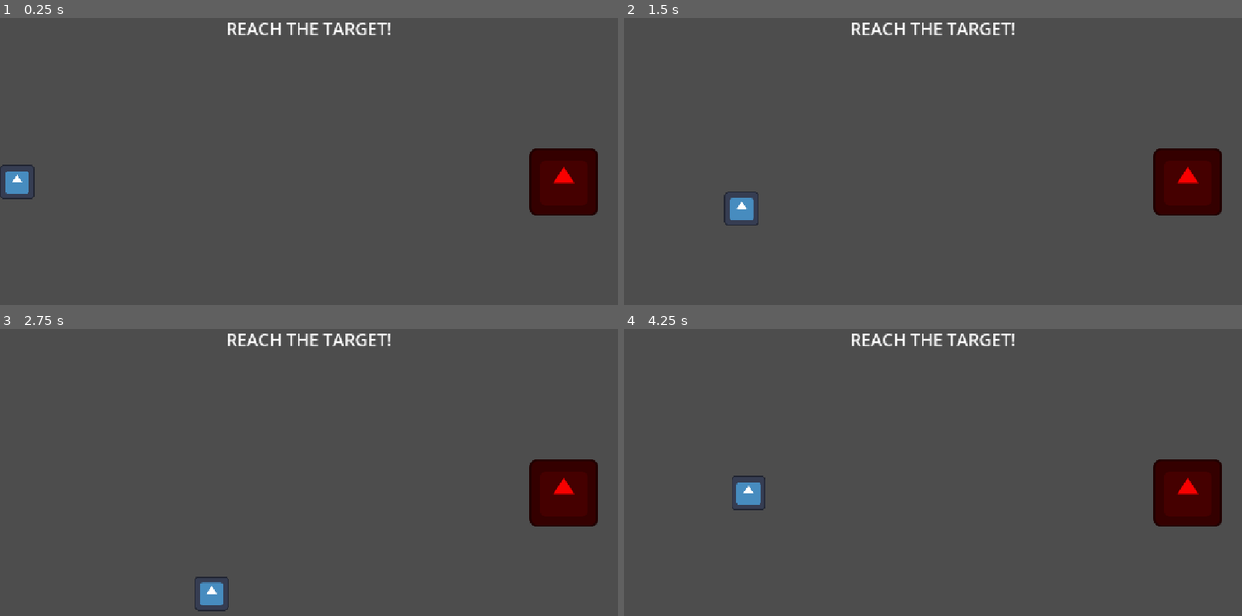
Above: before the commit, frames 1-4 (two rows, left to right).
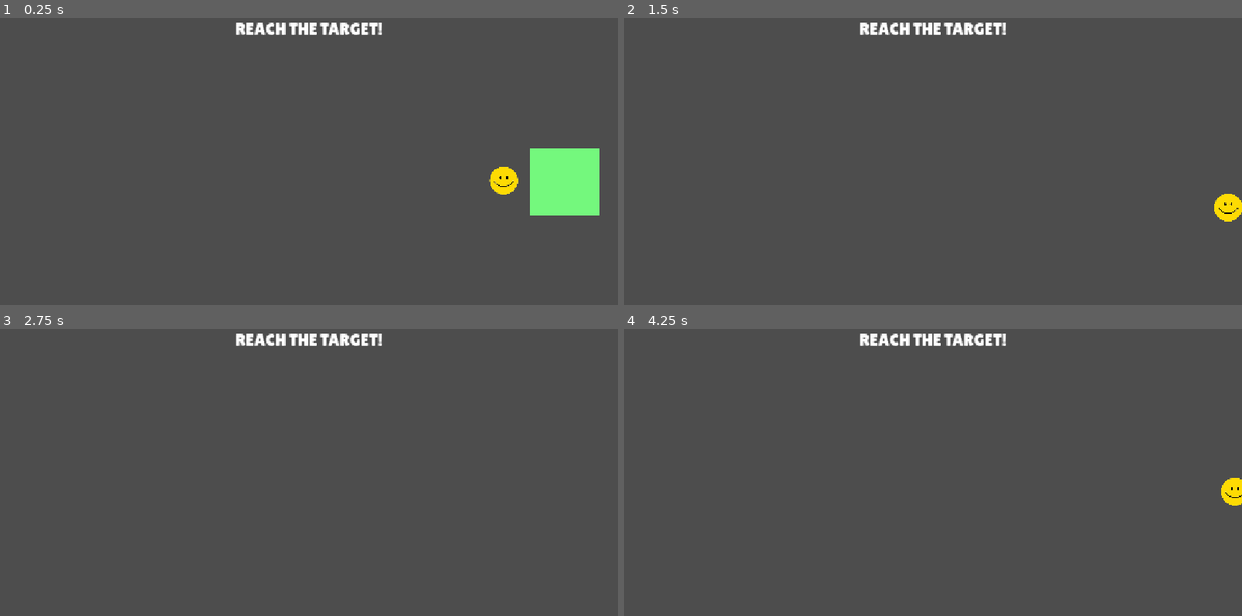
Above: after the commit, the same moments.

Repository: foreignseal/ReachTheTarget_Godot
Game: Godot game, scene res://scenes/Game.tscn
Two runs of this game, one before a commit and one after it. Both use one fixed random seed, a clock stepped at 60 frames per second and the inputs below. Before the commit the project starts from res://scenes/Main.tscn. The engine's default icon, where the game draws it, is replaced by a stand-in: a white triangle on a blue panel in a dark square.
Inputs:
- Up to frame 1 (0.25 s): no input
- Up to frame 2 (1.5 s): tap Enter at 0.5 s; hold D (move_right) 0.53-1.28 s; hold S (move_down) from 1.28 s (still down)
- Up to frame 3 (2.75 s): release S (move_down) at 2.03 s; hold D (move_right) from 2.03 s (still down)
- Up to frame 4 (4.25 s): release D (move_right) at 2.78 s; hold W (move_up) 2.78-3.53 s; hold A (move_left) from 3.53 s (still down)

The runs differ from the first frame. In frame 1, 4.2% of the frame differs, in the area x 0-97%, y 1-69%; in frame 2, 4.1%; in frame 3, 3.8%; in frame 4, 4.1%.

Commit message:
added: new assets updated: target feedback

Diff:
--- /dev/null
+++ b/scenes/Game.tscn
@@ -0,0 +1,36 @@
+[gd_scene format=3 uid="uid://cjmcslp5b6xxn"]
+
+[ext_resource type="FontFile" uid="uid://dok385m322ex8" path="res://assets/fonts/lilita_one_regular.ttf" id="1_cpr0p"]
+[ext_resource type="PackedScene" uid="uid://1kc6yj2coy7k" path="res://scenes/components/Player.tscn" id="2_78awf"]
+[ext_resource type="PackedScene" uid="uid://ckorya85re6s1" path="res://scenes/components/Target.tscn" id="3_s0nni"]
+
+[node name="Game" type="Node2D" unique_id=1105542259]
+
+[node name="Screen" type="Camera2D" parent="." unique_id=683318714]
+
+[node name="Label" type="Label" parent="Screen" unique_id=435409345]
+anchors_preset = 8
+anchor_left = 0.5
+anchor_top = 0.5
+anchor_right = 0.5
+anchor_bottom = 0.5
+offset_left = -575.5
+offset_top = -315.0
+offset_right = 575.5
+offset_bottom = -261.0
+grow_horizontal = 2
+grow_vertical = 2
+size_flags_horizontal = 4
+size_flags_vertical = 0
+theme_override_fonts/font = ExtResource("1_cpr0p")
+theme_override_font_sizes/font_size = 32
+text = "REACH THE TARGET!"
+horizontal_alignment = 1
+vertical_alignment = 1
+
+[node name="Player" parent="Screen" unique_id=1511318249 instance=ExtResource("2_78awf")]
+position = Vector2(363, -4)
+
+[node name="Target" parent="Screen" unique_id=1018898236 node_paths=PackedStringArray("message") instance=ExtResource("3_s0nni")]
+position = Vector2(476, -2)
+message = NodePath("../Label")
--- a/scenes/Main.tscn
+++ /dev/null
@@ -1,34 +0,0 @@
-[gd_scene format=3 uid="uid://cjmcslp5b6xxn"]
-
-[ext_resource type="PackedScene" uid="uid://1kc6yj2coy7k" path="res://scenes/components/Player.tscn" id="1_rvslj"]
-[ext_resource type="PackedScene" uid="uid://ckorya85re6s1" path="res://scenes/components/Target.tscn" id="2_0bbpv"]
-
-[node name="Main" type="Node2D" unique_id=1105542259]
-
-[node name="Screen" type="Camera2D" parent="." unique_id=683318714]
-
-[node name="Label" type="Label" parent="Screen" unique_id=435409345]
-anchors_preset = 8
-anchor_left = 0.5
-anchor_top = 0.5
-anchor_right = 0.5
-anchor_bottom = 0.5
-offset_left = -575.5
-offset_top = -315.0
-offset_right = 575.5
-offset_bottom = -261.0
-grow_horizontal = 2
-grow_vertical = 2
-size_flags_horizontal = 4
-size_flags_vertical = 0
-theme_override_font_sizes/font_size = 32
-text = "REACH THE TARGET!"
-horizontal_alignment = 1
-vertical_alignment = 1
-
-[node name="Player" parent="Screen" unique_id=1511318249 instance=ExtResource("1_rvslj")]
-position = Vector2(-544, -2)
-
-[node name="Target" parent="Screen" unique_id=1018898236 node_paths=PackedStringArray("message") instance=ExtResource("2_0bbpv")]
-position = Vector2(475, -2)
-message = NodePath("../Label")
--- a/scenes/components/Player.tscn
+++ b/scenes/components/Player.tscn
@@ -1,7 +1,7 @@
 [gd_scene format=3 uid="uid://1kc6yj2coy7k"]
 
 [ext_resource type="Script" uid="uid://cvhdd7qtuggyq" path="res://scripts/Player.gd" id="1_3wy7d"]
-[ext_resource type="Texture2D" uid="uid://c6gvxmfe2qo3y" path="res://icon.svg" id="2_qkeax"]
+[ext_resource type="Texture2D" uid="uid://dnvoh0l2od41m" path="res://assets/sprites/Verity.png" id="2_3wy7d"]
 
 [sub_resource type="CapsuleShape2D" id="CapsuleShape2D_g4v7s"]
 radius = 32.0
@@ -11,8 +11,8 @@
 script = ExtResource("1_3wy7d")
 
 [node name="Sprite2D" type="Sprite2D" parent="." unique_id=407100080]
-scale = Vector2(0.5, 0.5)
-texture = ExtResource("2_qkeax")
+scale = Vector2(0.25, 0.25)
+texture = ExtResource("2_3wy7d")
 
 [node name="CollisionShape2D" type="CollisionShape2D" parent="." unique_id=41893526]
 shape = SubResource("CapsuleShape2D_g4v7s")
--- a/scenes/components/Target.tscn
+++ b/scenes/components/Target.tscn
@@ -1,20 +1,36 @@
 [gd_scene format=3 uid="uid://ckorya85re6s1"]
 
 [ext_resource type="Script" uid="uid://cr0i2u800f6t" path="res://scripts/Target.gd" id="1_77bgf"]
-[ext_resource type="Texture2D" uid="uid://c6gvxmfe2qo3y" path="res://icon.svg" id="2_aik7i"]
+[ext_resource type="Texture2D" uid="uid://56eo55gxp2o7" path="res://assets/sprites/Square.png" id="2_77bgf"]
+[ext_resource type="Texture2D" uid="uid://ysxic4do20vc" path="res://assets/sprites/Circle.png" id="3_aik7i"]
 
-[sub_resource type="CircleShape2D" id="CircleShape2D_g4v7s"]
-radius = 55.0
+[sub_resource type="RectangleShape2D" id="RectangleShape2D_qkeax"]
+size = Vector2(128, 128)
 
-[node name="Target" type="Area2D" unique_id=1018898236 node_paths=PackedStringArray("message")]
+[node name="Target" type="Area2D" unique_id=1018898236]
 script = ExtResource("1_77bgf")
-message = NodePath("")
 
 [node name="Sprite2D" type="Sprite2D" parent="." unique_id=368284938]
-modulate = Color(0.97, 0, 0, 1)
-texture = ExtResource("2_aik7i")
+modulate = Color(0.45590004, 0.97, 0.4901733, 1)
+texture = ExtResource("2_77bgf")
 
 [node name="CollisionShape2D" type="CollisionShape2D" parent="." unique_id=529271340]
-shape = SubResource("CircleShape2D_g4v7s")
+shape = SubResource("RectangleShape2D_qkeax")
+
+[node name="CPUParticles2D" type="CPUParticles2D" parent="." unique_id=1849204812]
+emitting = false
+amount = 25
+texture = ExtResource("3_aik7i")
+lifetime = 0.5
+one_shot = true
+explosiveness = 1.0
+randomness = 0.3
+spread = 180.0
+gravity = Vector2(0, 0)
+initial_velocity_min = 120.0
+initial_velocity_max = 240.0
+scale_amount_min = 0.05
+scale_amount_max = 0.12
+color = Color(0.45590004, 0.97, 0.4901733, 1)
 
 [connection signal="body_entered" from="." to="." method="_on_body_entered"]
--- a/scripts/Target.gd
+++ b/scripts/Target.gd
@@ -1,7 +1,47 @@
 extends Area2D
 
-@export var message: Label
+# Resources
+@export var label: Label # Label to change message
+@onready var collision_shape: CollisionShape2D = $CollisionShape2D
+@onready var sprite: Sprite2D = $Sprite2D
+@onready var particles: CPUParticles2D = get_node_or_null("CPUParticles2D")
+
+# Animation when reached
+@export var shrink_speed: float = 3.5
+@export var min_scale: float = 0.05
+
+#
+var is_reached: bool = false
+
+
+func _process(delta: float) -> void:
+	if is_reached:
+		scale = scale.move_toward(Vector2.ZERO, shrink_speed * delta)
+		if scale.x <= min_scale:
+			queue_free()
 
 func _on_body_entered(body: Node2D) -> void:
-	if(body.name == "Player"):
-		message.text = "TARGET REACHED!"
+	if is_reached:
+		return
+
+	if body.name == "Player":
+		is_reached = true
+		collision_shape.set_deferred("disabled", true)
+
+		if label:
+			label.text = "TARGET REACHED!"
+
+		spawn_particles()
+
+
+func spawn_particles() -> void:
+	var particle_node: CPUParticles2D = particles
+
+	if particle_node:
+		if sprite:
+			particle_node.color = sprite.modulate
+		if get_parent():
+			particle_node.reparent(get_parent())
+
+	particle_node.emitting = true
+	particle_node.finished.connect(particle_node.queue_free)
Binary file added: assets/fonts/lilita_one_regular.ttf
Not shown, added: assets/fonts/lilita_one_regular.ttf.import
Binary file added: assets/sprites/Circle.png
Not shown, added: assets/sprites/Circle.png.import
Binary file added: assets/sprites/Square.png
Not shown, added: assets/sprites/Square.png.import
Binary file added: assets/sprites/Verity.png
Not shown, added: assets/sprites/Verity.png.import
